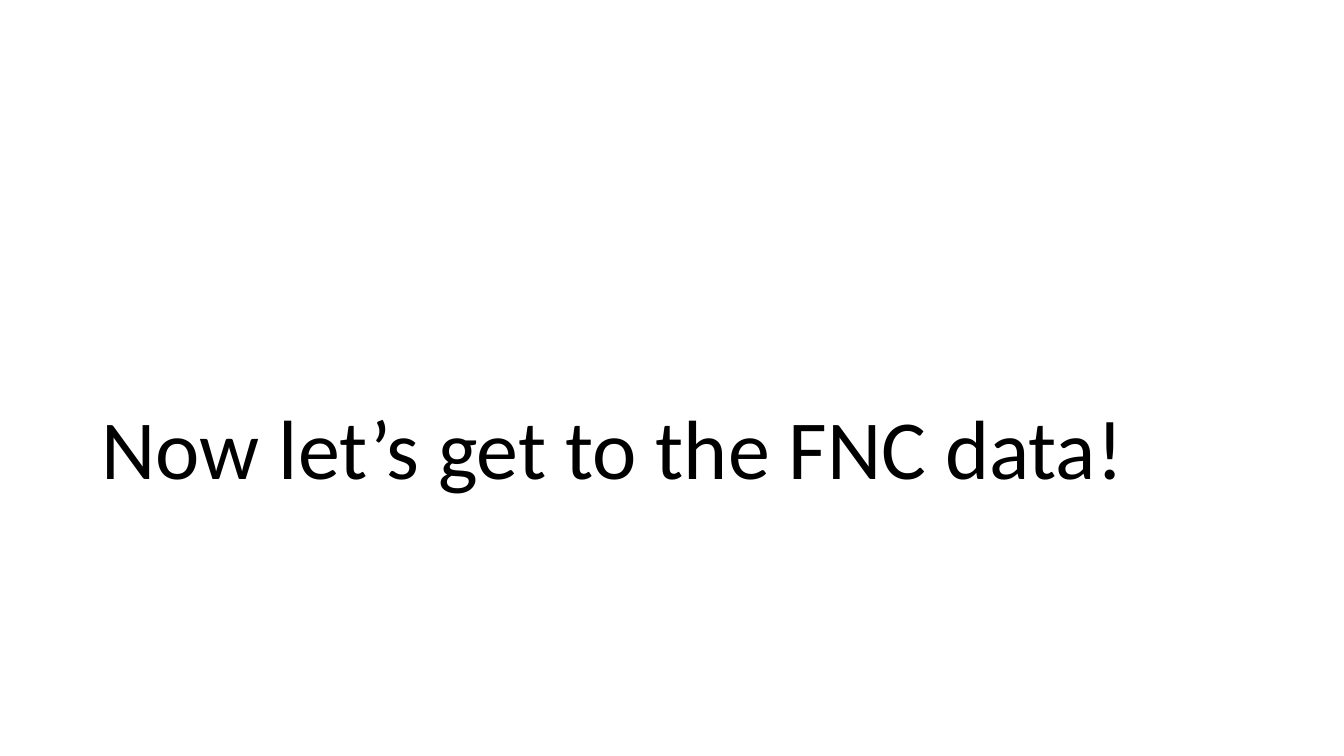
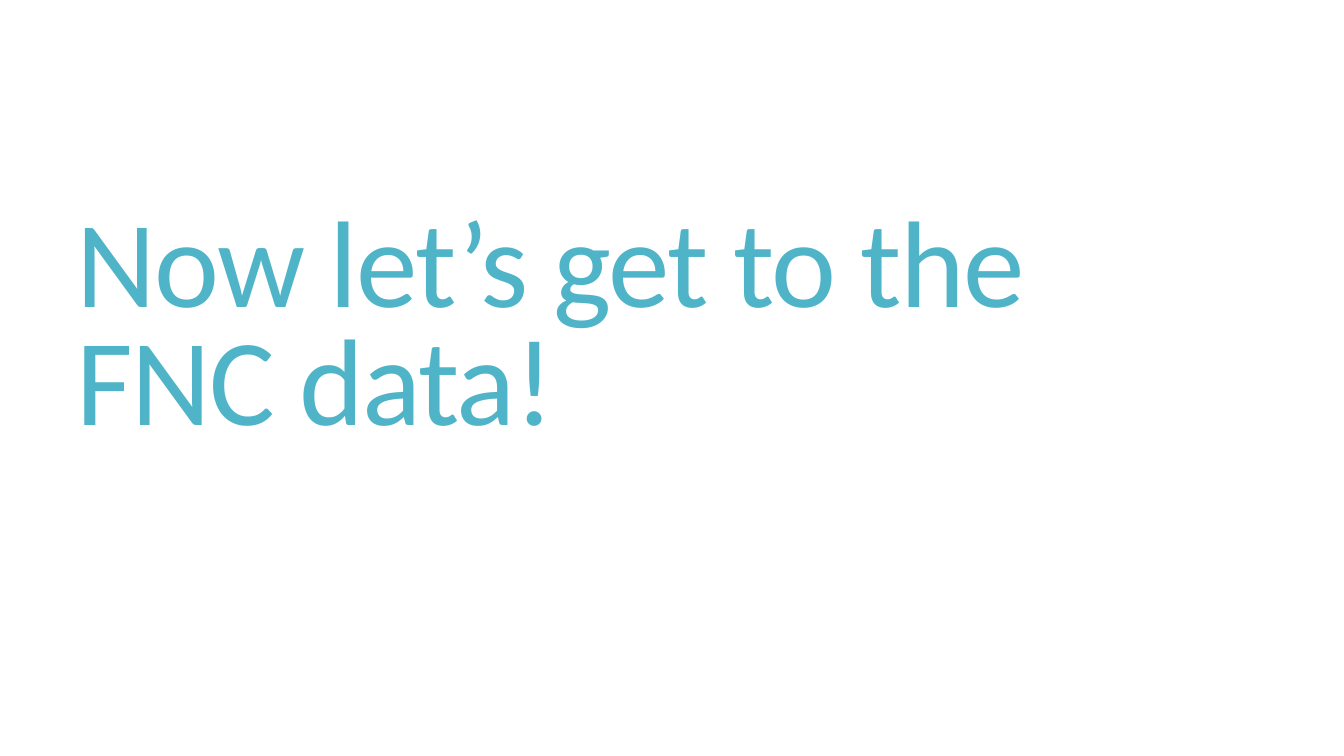
Before and after one commit to cchen23/AI4ALL_NLP, a slide deck: slide 12 of Slides/Day2_LoadingTheData.pptx. Drawn at 1344x756 pixels with LibreOffice and Linux fonts; fonts in the diff are those of the drawing. Boxes give left, top, right and bottom in pixels: in the first picture for what was removed or moved away, otherwise in the second. Text is boxed around its words. In the diff, an @@ line names an element or a change of style, - is before the commit and + after.

```diff
--- a/Slides/Day2_LoadingTheData.pptx
+++ b/Slides/Day2_LoadingTheData.pptx
@@ title "Now let’s get to the ..." moved from (x1=102, y1=420, x2=1123, y2=494) to (x1=77, y1=220, x2=1025, y2=426) @@
@@ title "Now let’s get to the ..." at (x1=77, y1=220, x2=1025, y2=426): size 60 to 88 pt, text colour #000000 to #50B4C8, letter spacing 0 to -1.2 pt; line spacing 0.9 to 0.8 @@
```
Also in this commit, not shown: 12 other slides changed, 17 other files.
